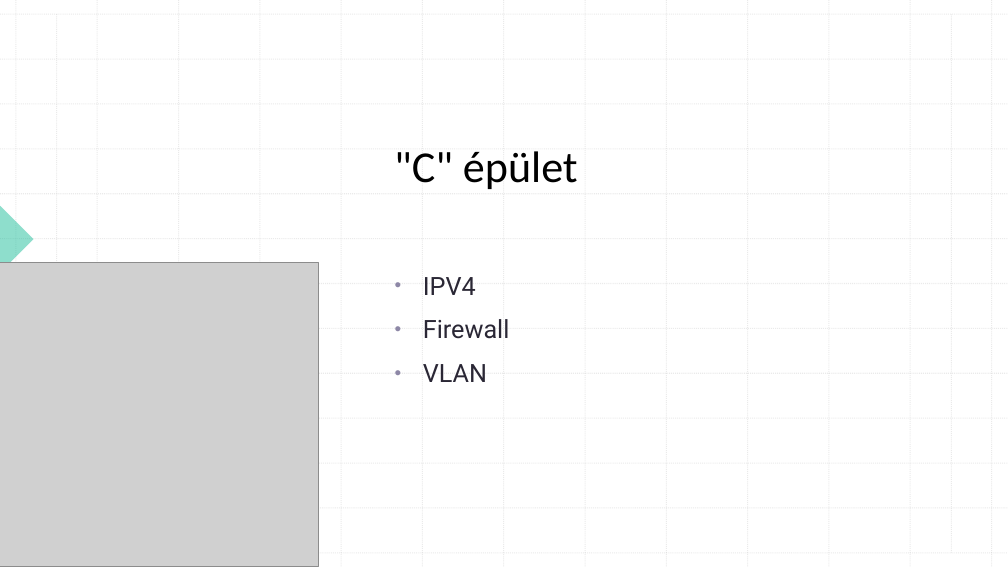
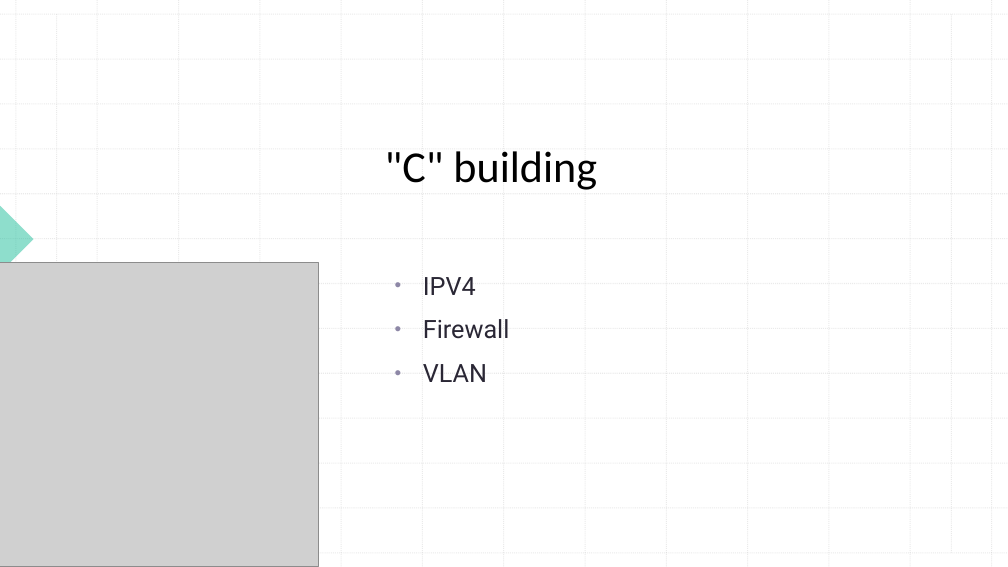
Before and after one commit to szalaimark2005/CureNet, a slide deck: slide 10 of probavizsga.angol.pptx. Drawn at 1008x567 pixels with LibreOffice and Linux fonts; fonts in the diff are those of the drawing; grey boxes stand for pictures. Boxes give left, top, right and bottom in pixels: in the first picture for what was removed or moved away, otherwise in the second. Text is boxed around its words. In the diff, an @@ line names an element or a change of style, - is before the commit and + after.

```diff
--- a/probavizsga.angol.pptx
+++ b/probavizsga.angol.pptx
@@ title at [385,151,597,190]: text changed @@
-"C" épület
+"C" building
```
Also in this commit, not shown: 6 other slides changed, 1 slide added, 1 slide removed.
